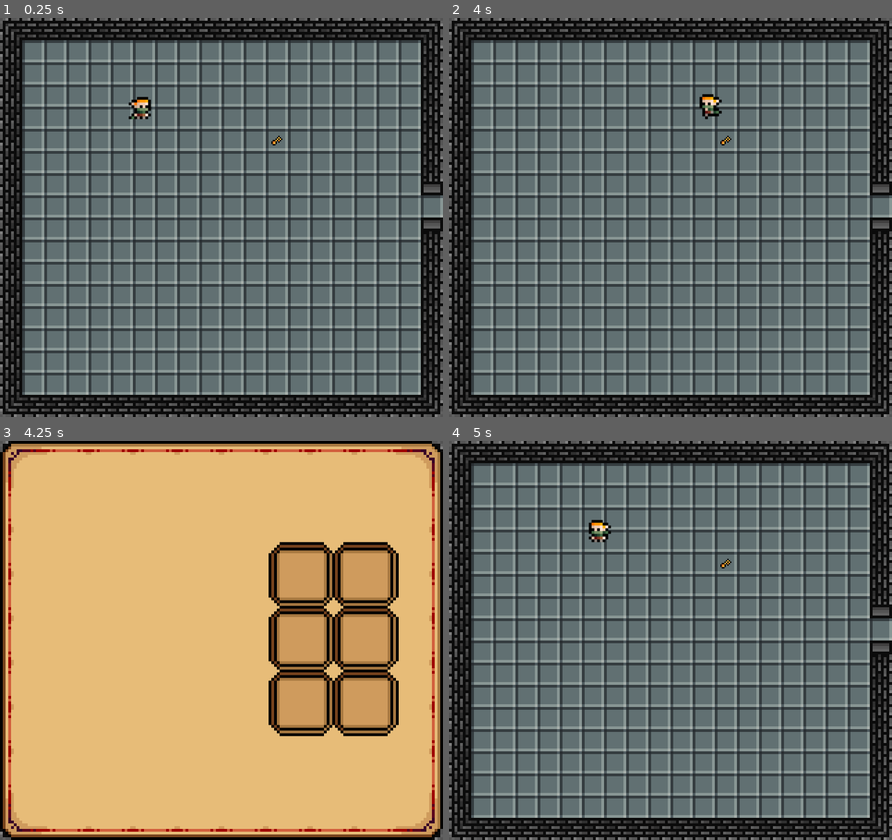
Above: before the commit, frames 1-4 (two rows, left to right).
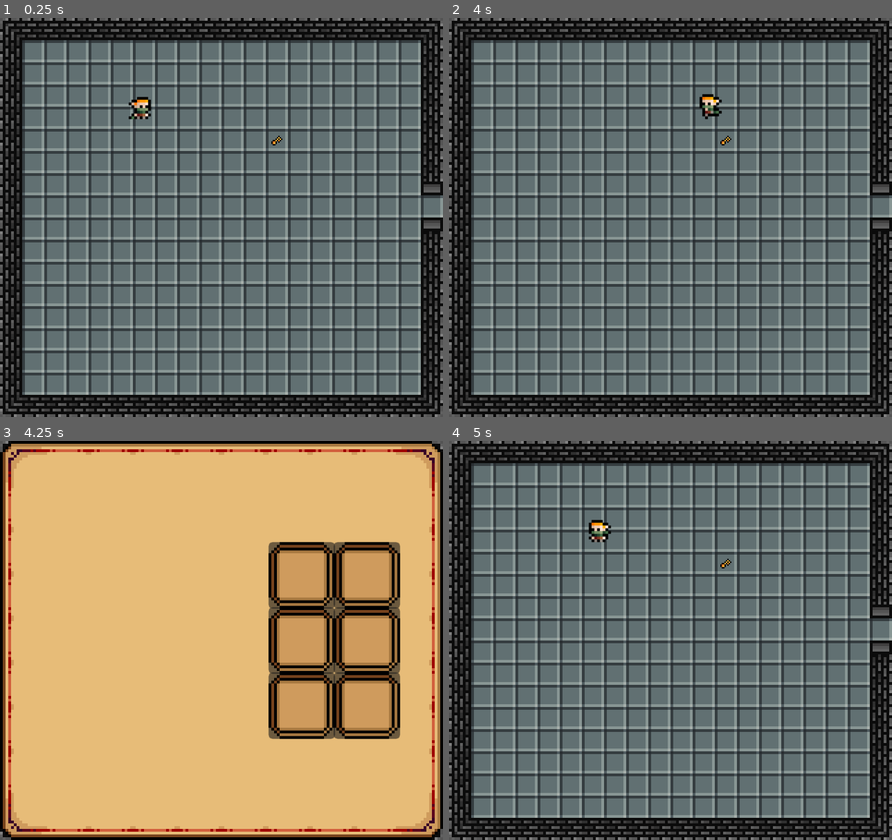
Above: after the commit, the same moments.

Repository: jcarvajal288/dungeon-looter
Game: Godot game, scene res://main.tscn
Two runs of this game, one before a commit and one after it. Both use one fixed random seed, a clock stepped at 60 frames per second and the inputs below.
Inputs:
- Up to frame 1 (0.25 s): no input
- Up to frame 2 (4 s): tap Enter at 0.5 s; hold Right (ui_right) 0.53-1.28 s; tap Z (interact) every 0.75 s from 0.6 to 3.6 s; hold Down (ui_down) 1.28-2.03 s; hold Right (ui_right) 2.03-2.78 s; hold Up (ui_up) 2.78-3.53 s; hold Left (ui_left) from 3.53 s (still down)
- Up to frame 3 (4.25 s): keep holding Left (ui_left); tap I (toggle_inventory) at 4.15 s
- Up to frame 4 (5 s): keep holding Left (ui_left); tap Z (interact) at 4.35 s; tap Escape (ui_cancel) at 4.9 s

Frames 1-2 are identical in both runs. In frame 3, 4.2% of the frame differs, in the area x 60-91%, y 25-75%; in frame 4, nothing differs.

Commit message:
Key shows in inventory

Diff:
--- a/Actors/Ranger/Ranger.tscn
+++ b/Actors/Ranger/Ranger.tscn
@@ -2,7 +2,7 @@
 
 [ext_resource type="Texture2D" uid="uid://c4723js17b6uj" path="res://Actors/Ranger/_art/Ranger.png" id="1_bfyra"]
 [ext_resource type="Script" uid="uid://c2uqy01wrjgk8" path="res://Actors/Ranger/ranger.gd" id="1_dn2y7"]
-[ext_resource type="PackedScene" uid="uid://cd4i6f0p2nnkq" path="res://Items/Inventory/Inventory.tscn" id="3_kra87"]
+[ext_resource type="Resource" uid="uid://je3mw8g6sr5r" path="res://Items/Inventory/inventory.tres" id="2_kra87"]
 
 [sub_resource type="CircleShape2D" id="CircleShape2D_bfyra"]
 radius = 6.0
@@ -181,6 +181,7 @@
 
 [node name="Ranger" type="CharacterBody2D" unique_id=231123919]
 script = ExtResource("1_dn2y7")
+inventory = ExtResource("2_kra87")
 
 [node name="Sprite2D" type="Sprite2D" parent="." unique_id=1284644195]
 texture = ExtResource("1_bfyra")
@@ -193,5 +194,3 @@
 [node name="AnimationPlayer" type="AnimationPlayer" parent="." unique_id=940959743]
 libraries/ = SubResource("AnimationLibrary_qk1gc")
 autoplay = &"idleSouthEast"
-
-[node name="Inventory" parent="." unique_id=2019854857 instance=ExtResource("3_kra87")]
--- a/Actors/Ranger/ranger.gd
+++ b/Actors/Ranger/ranger.gd
@@ -3,6 +3,8 @@
 const speed = 80
 
 var facing = "SouthEast"
+
+@export var inventory: Inventory
 
 func _ready() -> void:
 	Global.player = self
@@ -70,8 +72,8 @@
 	for result in results:
 		var node = result.collider
 		if node is Item:
-			if $Inventory.add_item(node.item_code):
+			if inventory.add_item(node.item_data):
 				node.queue_free()
-				print($Inventory.slots)
+				print(inventory.items)
 			else:
 				print("Inventory full")
--- a/Items/Inventory/Inventory.tscn
+++ /dev/null
@@ -1,6 +0,0 @@
-[gd_scene format=3 uid="uid://cd4i6f0p2nnkq"]
-
-[ext_resource type="Script" uid="uid://dgmufx8s4km1i" path="res://Items/Inventory/inventory.gd" id="1_jvpo1"]
-
-[node name="Inventory" type="Node" unique_id=2019854857]
-script = ExtResource("1_jvpo1")
--- a/Items/Inventory/inventory.gd
+++ b/Items/Inventory/inventory.gd
@@ -1,24 +1,20 @@
-extends Node
-
-class InventoryItem:
-	var item_id: int
-	var amount: int
+class_name Inventory extends Resource
 
 var inventory_size = 6
-var slots = []
+var items = []
 
 
-func _ready() -> void:
-	slots.resize(inventory_size)
-	slots.fill(null)
+func _init() -> void:
+	items.resize(inventory_size)
+	items.fill(null)
 
 
-func add_item(item_code: Items.ItemCode) -> bool:
+func add_item(item_data: ItemData) -> bool:
 	for i in range(inventory_size):
-		if slots[i] == null:
+		if items[i] == null:
 			var item = InventoryItem.new()
-			item.item_id = item_code
+			item.item_data = item_data
 			item.amount = 0
-			slots[i] = item
+			items[i] = item
 			return true
 	return false
--- /dev/null
+++ b/Items/Inventory/inventory.tres
@@ -0,0 +1,7 @@
+[gd_resource type="Resource" script_class="Inventory" format=3 uid="uid://je3mw8g6sr5r"]
+
+[ext_resource type="Script" uid="uid://dgmufx8s4km1i" path="res://Items/Inventory/inventory.gd" id="1_424te"]
+
+[resource]
+script = ExtResource("1_424te")
+metadata/_custom_type_script = "uid://dgmufx8s4km1i"
--- /dev/null
+++ b/Items/Inventory/inventory_item.gd
@@ -0,0 +1,4 @@
+class_name InventoryItem extends Resource
+
+var item_data: ItemData
+var amount: int
--- /dev/null
+++ b/Items/Key/KeyData.tres
@@ -0,0 +1,11 @@
+[gd_resource type="Resource" script_class="ItemData" format=3 uid="uid://bw7ffuyvifd6y"]
+
+[ext_resource type="Texture2D" uid="uid://d311plpudj7cw" path="res://Items/Key/_art/key_large.png" id="1_c8kr3"]
+[ext_resource type="Script" uid="uid://c033c2hyxuv6k" path="res://Items/item_data.gd" id="1_fc74k"]
+
+[resource]
+script = ExtResource("1_fc74k")
+name = "Key"
+description = "A Small Key"
+large_icon = ExtResource("1_c8kr3")
+metadata/_custom_type_script = "uid://c033c2hyxuv6k"
--- a/Items/Key/KeySmall.tscn
+++ b/Items/Key/KeySmall.tscn
@@ -2,6 +2,7 @@
 
 [ext_resource type="Texture2D" uid="uid://sj3xr6ok7e0v" path="res://Items/Key/_art/key_small.png" id="1_csago"]
 [ext_resource type="Script" uid="uid://kbvbwabt6omj" path="res://Items/Key/key_small.gd" id="1_hq4k1"]
+[ext_resource type="Resource" uid="uid://bw7ffuyvifd6y" path="res://Items/Key/KeyData.tres" id="2_3prvl"]
 
 [sub_resource type="CircleShape2D" id="CircleShape2D_hq4k1"]
 radius = 6.0
@@ -10,6 +11,7 @@
 collision_layer = 4
 collision_mask = 4
 script = ExtResource("1_hq4k1")
+item_data = ExtResource("2_3prvl")
 metadata/_custom_type_script = "uid://biqlbke5mul2h"
 
 [node name="CollisionShape2D" type="CollisionShape2D" parent="." unique_id=111375434]
--- a/Items/Key/key_small.gd
+++ b/Items/Key/key_small.gd
@@ -1,4 +1,3 @@
 extends Item
 
-func _init() -> void:
-	item_code = Items.ItemCode.KEY
+@export var item_data: ItemData
--- /dev/null
+++ b/Items/item_data.gd
@@ -0,0 +1,6 @@
+class_name ItemData extends Resource
+
+@export var name: String = "<Placeholder Item Name>"
+@export var description: String = "<Placeholder Item Description>"
+@export var small_icon: Texture2D
+@export var large_icon: Texture2D
--- a/UI/InventoryScreen/InventoryGrid.tscn
+++ b/UI/InventoryScreen/InventoryGrid.tscn
@@ -1,29 +1,30 @@
 [gd_scene format=3 uid="uid://clsiylnl7ar11"]
 
-[ext_resource type="Texture2D" uid="uid://usaaovfuuka5" path="res://UI/InventoryScreen/_art/slot.png" id="1_2b8xg"]
+[ext_resource type="PackedScene" uid="uid://payd11p2ne5h" path="res://UI/InventoryScreen/InventorySlot.tscn" id="1_2b8xg"]
+[ext_resource type="Script" uid="uid://8n0dkbhkthlg" path="res://UI/InventoryScreen/inventory_grid.gd" id="1_8bwmd"]
 
-[node name="InventoryGrid" type="Node2D" unique_id=903042863]
+[node name="InventoryGrid" type="GridContainer" unique_id=1096015609]
+offset_right = 95.0
+offset_bottom = 142.0
+theme_override_constants/h_separation = -1
+theme_override_constants/v_separation = -1
+columns = 2
+script = ExtResource("1_8bwmd")
 
-[node name="Slot" type="Sprite2D" parent="." unique_id=720067069]
-position = Vector2(24, 24)
-texture = ExtResource("1_2b8xg")
+[node name="InventorySlot1" parent="." unique_id=3149455 instance=ExtResource("1_2b8xg")]
+layout_mode = 2
 
-[node name="Slot2" type="Sprite2D" parent="." unique_id=320249361]
-position = Vector2(70, 24)
-texture = ExtResource("1_2b8xg")
+[node name="InventorySlot2" parent="." unique_id=539592789 instance=ExtResource("1_2b8xg")]
+layout_mode = 2
 
-[node name="Slot3" type="Sprite2D" parent="." unique_id=1779121677]
-position = Vector2(24, 70)
-texture = ExtResource("1_2b8xg")
+[node name="InventorySlot3" parent="." unique_id=1231809466 instance=ExtResource("1_2b8xg")]
+layout_mode = 2
 
-[node name="Slot4" type="Sprite2D" parent="." unique_id=1764572594]
-position = Vector2(70, 70)
-texture = ExtResource("1_2b8xg")
+[node name="InventorySlot4" parent="." unique_id=1096632031 instance=ExtResource("1_2b8xg")]
+layout_mode = 2
 
-[node name="Slot5" type="Sprite2D" parent="." unique_id=1394229372]
-position = Vector2(24, 116)
-texture = ExtResource("1_2b8xg")
+[node name="InventorySlot5" parent="." unique_id=1525228945 instance=ExtResource("1_2b8xg")]
+layout_mode = 2
 
-[node name="Slot6" type="Sprite2D" parent="." unique_id=1622994381]
-position = Vector2(70, 116)
-texture = ExtResource("1_2b8xg")
+[node name="InventorySlot6" parent="." unique_id=1402700004 instance=ExtResource("1_2b8xg")]
+layout_mode = 2
--- a/UI/InventoryScreen/InventoryScreen.tscn
+++ b/UI/InventoryScreen/InventoryScreen.tscn
@@ -2,10 +2,12 @@
 
 [ext_resource type="Script" uid="uid://cxokht7ad874q" path="res://UI/InventoryScreen/inventory_screen.gd" id="1_0h4yy"]
 [ext_resource type="Texture2D" uid="uid://6suddyqwtq3b" path="res://UI/InventoryScreen/_art/base.png" id="1_v6q66"]
+[ext_resource type="Resource" uid="uid://je3mw8g6sr5r" path="res://Items/Inventory/inventory.tres" id="2_bss63"]
 [ext_resource type="PackedScene" uid="uid://clsiylnl7ar11" path="res://UI/InventoryScreen/InventoryGrid.tscn" id="3_0dd31"]
 
 [node name="InventoryScreen" type="CanvasLayer" unique_id=1798393088]
 script = ExtResource("1_0h4yy")
+inventory = ExtResource("2_bss63")
 
 [node name="Control" type="Control" parent="." unique_id=2138811646]
 layout_mode = 3
@@ -20,4 +22,8 @@
 texture = ExtResource("1_v6q66")
 
 [node name="InventoryGrid" parent="Control" unique_id=903042863 instance=ExtResource("3_0dd31")]
-position = Vector2(194, 73)
+layout_mode = 0
+offset_left = 194.0
+offset_top = 73.0
+offset_right = 289.0
+offset_bottom = 215.0
--- /dev/null
+++ b/UI/InventoryScreen/InventorySlot.tscn
@@ -0,0 +1,17 @@
+[gd_scene format=3 uid="uid://payd11p2ne5h"]
+
+[ext_resource type="Script" uid="uid://cy24qoj5wbcm4" path="res://UI/InventoryScreen/inventory_slot.gd" id="1_5qrgj"]
+[ext_resource type="Texture2D" uid="uid://usaaovfuuka5" path="res://UI/InventoryScreen/_art/slot.png" id="2_arsq8"]
+
+[node name="InventorySlot" type="PanelContainer" unique_id=3149455]
+offset_right = 48.0
+offset_bottom = 48.0
+script = ExtResource("1_5qrgj")
+
+[node name="ItemImage" type="TextureRect" parent="." unique_id=69972060]
+z_index = 1
+layout_mode = 2
+
+[node name="SlotBackground" type="TextureRect" parent="." unique_id=1779081137]
+layout_mode = 2
+texture = ExtResource("2_arsq8")
--- /dev/null
+++ b/UI/InventoryScreen/inventory_grid.gd
@@ -0,0 +1,15 @@
+class_name InventoryGrid extends GridContainer
+
+var slots: Array[InventorySlot]
+
+
+func _ready() -> void:
+	for child in get_children():
+		if child is InventorySlot:
+			slots.append(child)
+
+
+func refresh(inventory: Inventory) -> void:
+	for i in range(min(inventory.items.size(), slots.size())):
+		if inventory.items[i] != null:
+			slots[i].update_slot(inventory.items[i].item_data)
--- a/UI/InventoryScreen/inventory_screen.gd
+++ b/UI/InventoryScreen/inventory_screen.gd
@@ -1,19 +1,23 @@
 extends CanvasLayer
 
-@onready var inventory = $Control
+@export var inventory: Inventory
+
+@onready var control = $Control
 
 
 func _ready() -> void:
-	inventory.visible = false
+	control.visible = false
 
 
 func _input(event: InputEvent) -> void:
 	if event.is_action_pressed("toggle_inventory"):
 		toggle_inventory()
-	elif event.is_action_pressed("ui_cancel") and inventory.visible:
+	elif event.is_action_pressed("ui_cancel") and control.visible:
 		toggle_inventory()
 
 
 func toggle_inventory() -> void:
-	inventory.visible = !inventory.visible
-	#get_tree().paused = inventory.visible # this needs to pause only the game, not everything
+	control.visible = !control.visible
+	if control.visible:
+		$Control/InventoryGrid.refresh(inventory)
+	#get_tree().paused = control.visible # this needs to pause only the game, not everything
--- /dev/null
+++ b/UI/InventoryScreen/inventory_slot.gd
@@ -0,0 +1,10 @@
+class_name InventorySlot extends PanelContainer
+
+
+func update_slot(item_data: ItemData) -> void:
+	print(item_data)
+	if item_data:
+		$ItemImage.texture = item_data.large_icon
+		$ItemImage.show()
+	else:
+		$ItemImage.hide()
Not shown, added: Items/Inventory/inventory_item.gd.uid
Not shown, added: Items/item_data.gd.uid
Not shown, added: UI/InventoryScreen/inventory_grid.gd.uid
Not shown, added: UI/InventoryScreen/inventory_slot.gd.uid
